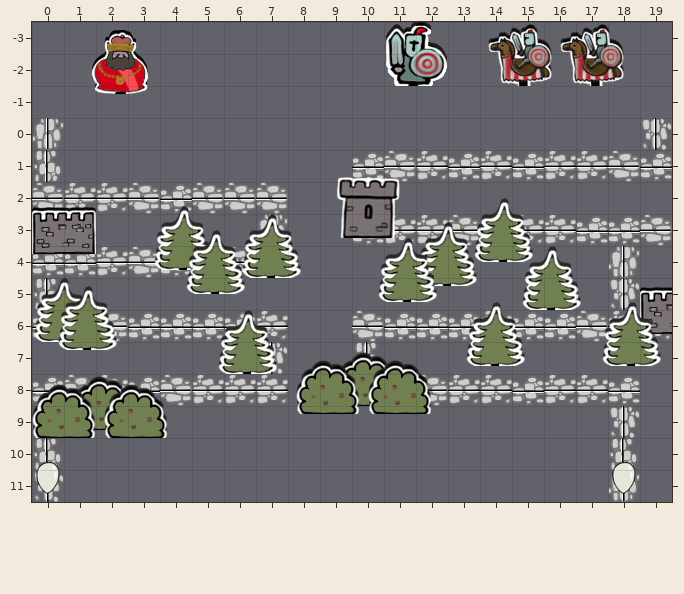
Level history. Tiled map: assets/maps/iphone.tmx. Above: the version before the commit.
Cells are 32x32 px. Shown: x 0..19, y -3..11.
After the commit:
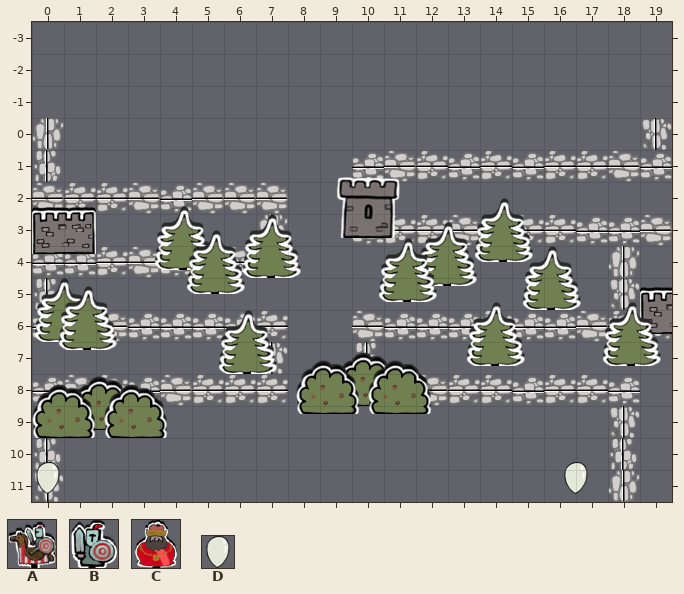
Key: from "Mobs": A 0 "knightOnHorse", B 1 "knight", C 2 "king"; from "props": D 8 "balloon-32x32".
Objects are placed by their top-left corner, in cells (3,4 is the top-left corner of cell 3,4); size is 1x1 cell unless given.
From the commit log: Stuck. The mobs are not being properly recycled.
The edit:
--- layer "mobs" (now hidden)
-B "MOB_KNIGHT" at 11,-3 size 2x2
-B "MOB_KNIGHT" at 11,-3 size 2x2
-B "MOB_KNIGHT" at 11,-3 size 2x2
-B "MOB_KNIGHT" at 11,-3 size 2x2
-A "MOB_HORSE" at 14.2,-3 size 2x2
-A "MOB_HORSE" at 16.5,-3 size 2x2
-B "MOB_KNIGHT" at 11,-3 size 2x2
-B "MOB_KNIGHT" at 11,-3 size 2x2
-B "MOB_KNIGHT" at 11,-3 size 2x2
-C "MOB_KING" at 1.8,-2.8 size 2x2
-C "MOB_KING" at 1.8,-2.8 size 2x2
--- layer "balloons"
-D "BALLOON" at 18,10.8
+D "BALLOON" at 16.5,10.8
Where, in picture pixels (left, top, right, bottom), the same in both pictures:
removed: (386, 22, 447, 86)
removed: (488, 24, 552, 86)
removed: (560, 24, 624, 86)
removed: (91, 30, 148, 94)
new place: (564, 462, 588, 494)
old place: (612, 462, 636, 494)
